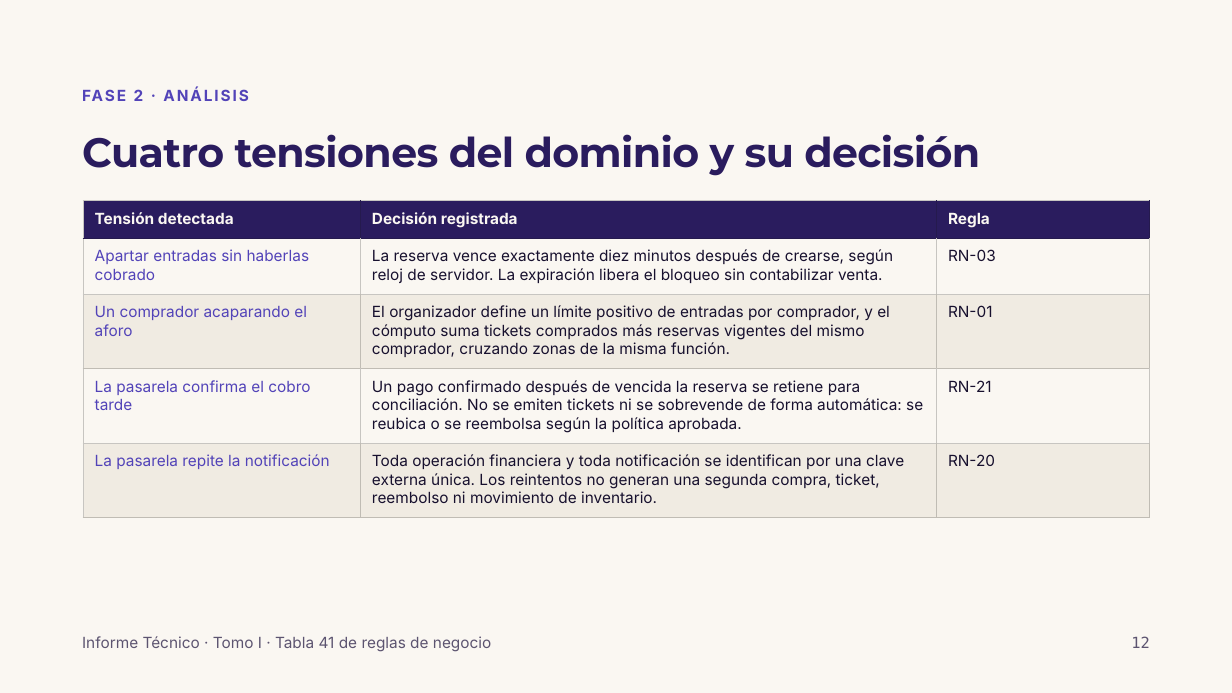
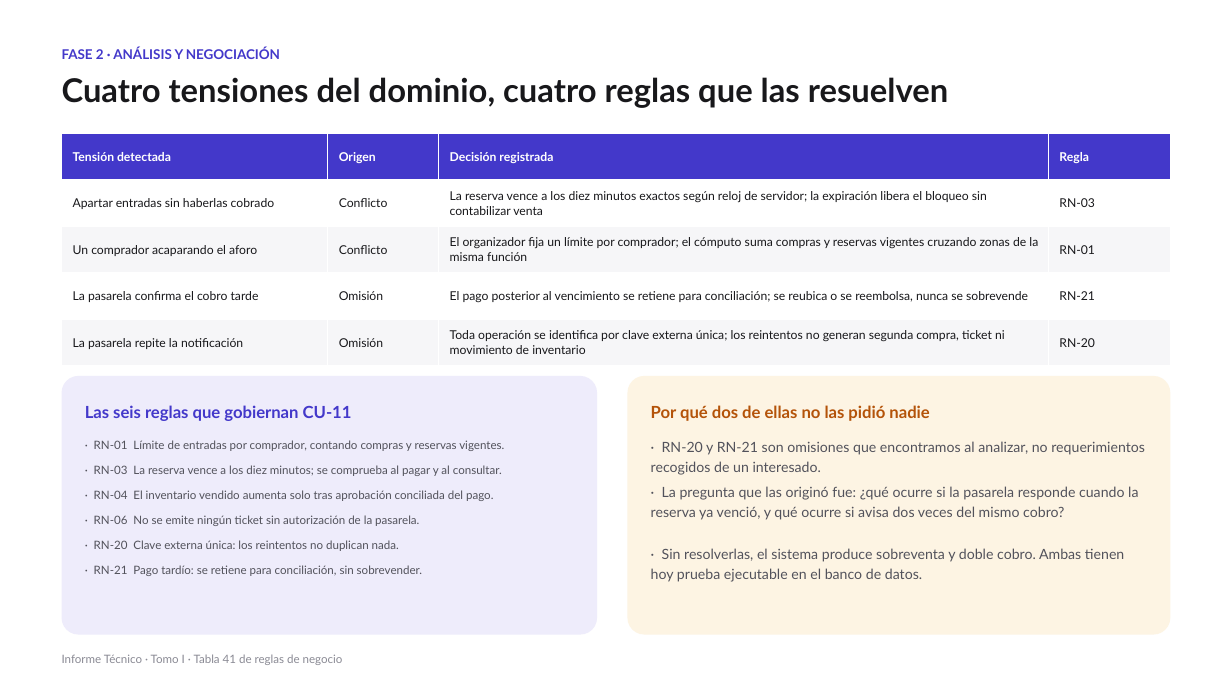
Before and after one commit to wdelgadoc/Grupo5-IR-UNFV, a slide deck: slide 11 of Presentacion_VAOPE_CU-11_Grupo_5.pptx (slide 12 before the commit). Drawn at 1232x693 pixels with LibreOffice and Linux fonts; fonts in the diff are those of the drawing. Boxes give left, top, right and bottom in pixels: in the first picture for what was removed or moved away, otherwise in the second. Text is boxed around its words. In the diff, an @@ line names an element or a change of style, - is before the commit and + after.

```diff
--- a/Presentacion_VAOPE_CU-11_Grupo_5.pptx
+++ b/Presentacion_VAOPE_CU-11_Grupo_5.pptx
@@ background #FAF7F2 to #FFFFFF @@
@@ text at (62,47,280,59): text changed; size 12 to 10.5 pt; font Inter to Lato; text colour #5243B8 to #4338CA @@
-FASE 2 · ANÁLISIS
+FASE 2 · ANÁLISIS Y NEGOCIACIÓN
@@ text added at (62,77,949,108), 25.5 pt, text #18181B, bold @@
+Cuatro tensiones del dominio, cuatro reglas que las resuelven
@@ table at (62,133,1171,366) @@
-column 2: Decisión registrada | La reserva vence exactamente diez minutos después de crearse, según reloj de servidor. La expiración libera el bloqueo sin contabilizar venta. | El organizador define un límite positivo de entradas por comprador, y el cómputo suma tickets comprados más reservas vigentes del mismo comprador, cruzando zonas de la misma función. | Un pago confirmado después de vencida la reserva se retiene para conciliación. No se emiten tickets ni se sobrevende de forma automática: se reubica o se reembolsa según la política aprobada. | Toda operación financiera y toda notificación se identifican por una clave externa única. Los reintentos no generan una segunda compra, ticket, reembolso ni movimiento de inventario.
+column 2: Origen | Conflicto | Conflicto | Omisión | Omisión
+column 3: Decisión registrada | La reserva vence a los diez minutos exactos según reloj de servidor; la expiración libera el bloqueo sin contabilizar venta | El organizador fija un límite por comprador; el cómputo suma compras y reservas vigentes cruzando zonas de la misma función | El pago posterior al vencimiento se retiene para conciliación; se reubica o se reembolsa, nunca se sobrevende | Toda operación se identifica por clave externa única; los reintentos no generan segunda compra, ticket ni movimiento de inventario
@@ table: place and size @@
-table at (83,201,1150,518)
+table at (62,133,1171,366)
@@ title removed at (82,134,980,176) @@
-Cuatro tensiones del dominio y su decisión
@@ rounded rectangle added at (62,376,598,635), fill #EEECFB @@
@@ rounded rectangle added at (628,376,1171,635), fill #FDF4E3 @@
@@ text added at (85,405,352,421), 13 pt, text #4338CA, bold @@
+Las seis reglas que gobiernan CU-11
@@ text added at (651,405,929,421), 13 pt, text #B45309, bold @@
+Por qué dos de ellas no las pidió nadie
@@ text added at (94,440,504,451), 9 pt, text #52525B @@
+· RN-01 Límite de entradas por comprador, contando compras y reservas vigentes.
@@ text added at (651,441,1145,475), 11 pt, text #52525B @@
+· RN-20 y RN-21 son omisiones que encontramos al analizar, no requerimientos recogidos de un interesado.
@@ text added at (94,465,502,476), 9 pt, text #52525B @@
+· RN-03 La reserva vence a los diez minutos; se comprueba al pagar y al consultar.
@@ text added at (94,490,493,501), 9 pt, text #52525B @@
+· RN-04 El inventario vendido aumenta solo tras aprobación conciliada del pago.
@@ text added at (651,486,1138,520), 11 pt, text #52525B @@
+· La pregunta que las originó fue: ¿qué ocurre si la pasarela responde cuando la reserva ya venció, y qué ocurre si avisa dos veces del mismo cobro?
@@ text added at (94,515,419,526), 9 pt, text #52525B @@
+· RN-06 No se emite ningún ticket sin autorización de la pasarela.
@@ text added at (94,540,399,551), 9 pt, text #52525B @@
+· RN-20 Clave externa única: los reintentos no duplican nada.
@@ text added at (94,565,422,576), 9 pt, text #52525B @@
+· RN-21 Pago tardío: se retiene para conciliación, sin sobrevender.
@@ text added at (651,548,1124,582), 11 pt, text #52525B @@
+· Sin resolverlas, el sistema produce sobreventa y doble cobro. Ambas tienen hoy prueba ejecutable en el banco de datos.
@@ text "Informe Técnico · Tomo I ...": place and size @@
-text "Informe Técnico · Tomo I ..." at (82,636,491,652)
+text "Informe Técnico · Tomo I ..." at (62,654,343,665)
@@ text "Informe Técnico · Tomo I ..." at (62,654,343,665): size 12 to 9 pt, font Inter to Lato, text colour #5C5470 to #8A8A94; line spacing 17.4pt to 1.15 @@
@@ text removed at (1131,636,1149,648) @@
-12
```
Also in this commit, not shown: 17 other slides changed, 12 slides added, 13 slides removed.
